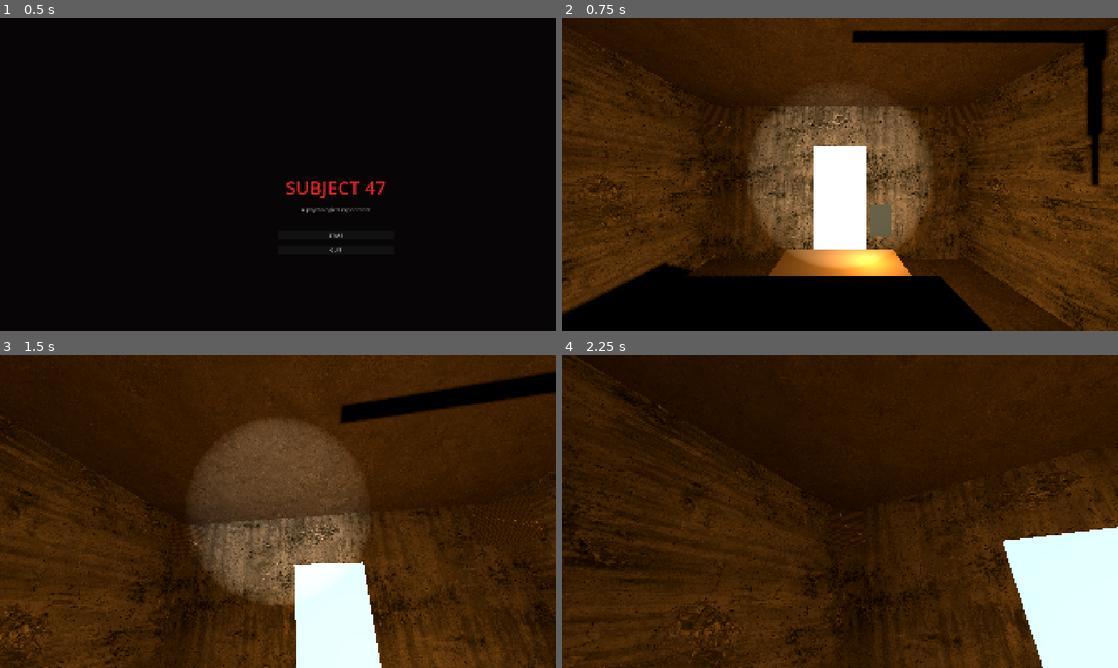
Above: before the commit, frames 1-4 (two rows, left to right).
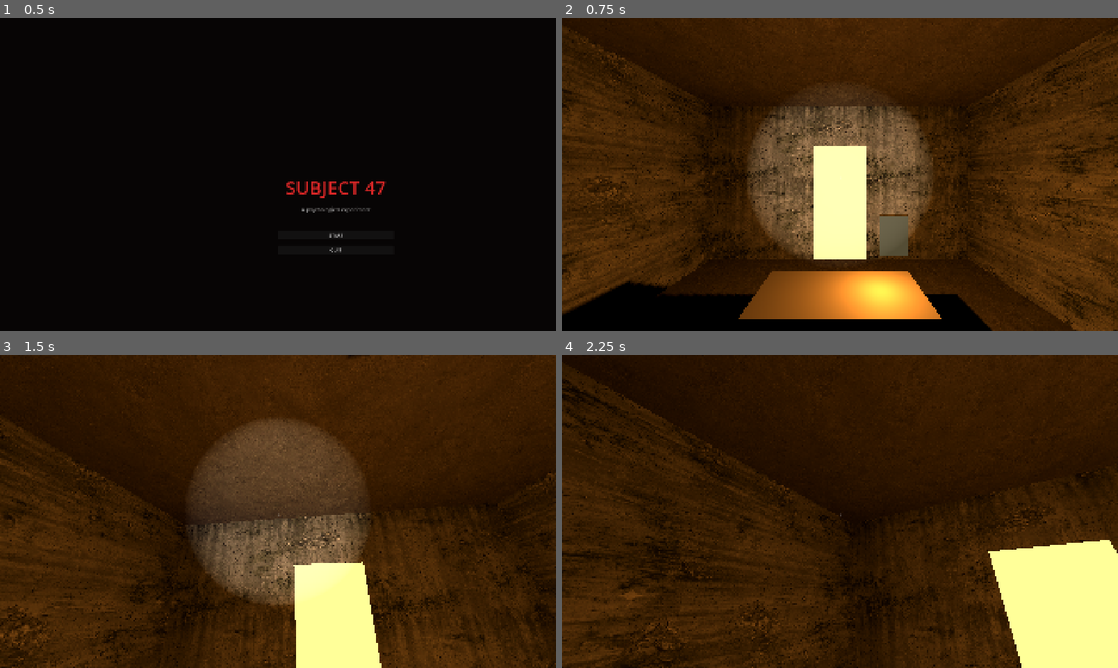
Above: after the commit, the same moments.

Repository: AlgazinovAleksandr/horror_game
Game: Godot game, scene res://scenes/main_menu.tscn
Same seed, same stepped clock (60 frames per second), same inputs: the game is played once before the commit and once after it.
Inputs (mouse positions are in pixels of both pictures, inside the frame that each line leads up to):
- Up to frame 1 (0.5 s): no input
- Up to frame 2 (0.75 s): click "START" at 0.5 s
- Up to frame 3 (1.5 s): tap Enter at 1.25 s; move the mouse to (305, 511) at 1.27 s; hold W (move_forward) from 1.28 s (still down); hold E (interact) from 1.28 s (still down)
- Up to frame 4 (2.25 s): keep holding W (move_forward); tap Space at 2 s; move the mouse to (812, 511) at 2.02 s; release E (interact) at 2.03 s; tap F (toggle_flashlight) at 2.1 s

Frame 1 is identical in both runs. In frame 2, 24% of the frame differs, in the area x 0-100%, y 2-100%; in frame 3, 13%; in frame 4, 18%.

Commit message:
Game V 6 June

Diff:
--- a/game/scenes/intro_room.tscn
+++ b/game/scenes/intro_room.tscn
@@ -10,7 +10,7 @@
 background_color = Color(0, 0, 0, 1)
 ambient_light_source = 2
 ambient_light_color = Color(0.05, 0.03, 0.01, 1)
-ambient_light_energy = 0.35
+ambient_light_energy = 0.15
 
 [sub_resource type="CapsuleShape3D" id="2"]
 radius = 0.4
@@ -29,16 +29,13 @@
 size = Vector3(1.0, 2.2, 0.15)
 
 [sub_resource type="StandardMaterial3D" id="7"]
-albedo_color = Color(0.15, 0.45, 1.0, 1)
+albedo_color = Color(0.9, 0.6, 0.2, 1)
 emission_enabled = true
-emission = Color(0.15, 0.45, 1.0, 1)
-emission_energy_multiplier = 5.0
+emission = Color(0.9, 0.6, 0.2, 1)
+emission_energy_multiplier = 3.0
 
 [sub_resource type="BoxMesh" id="8"]
 size = Vector3(1.0, 0.8, 0.01)
-
-[sub_resource type="BoxMesh" id="9"]
-size = Vector3(0.55, 0.55, 0.01)
 
 ; ── Scene root ────────────────────────────────────────────────────────────────
 
@@ -62,35 +59,35 @@
 
 [node name="WallBack" type="CSGBox3D" parent="."]
 transform = Transform3D(1, 0, 0, 0, 1, 0, 0, 0, 1, 0, 1.5, -2.65)
-size = Vector3(5.6, 3.3, 0.3)
+size = Vector3(5.6, 3.0, 0.3)
 use_collision = true
 
 [node name="WallFront" type="CSGBox3D" parent="."]
 transform = Transform3D(1, 0, 0, 0, 1, 0, 0, 0, 1, 0, 1.5, 2.65)
-size = Vector3(5.6, 3.3, 0.3)
+size = Vector3(5.6, 3.0, 0.3)
 use_collision = true
 
 [node name="WallLeft" type="CSGBox3D" parent="."]
 transform = Transform3D(1, 0, 0, 0, 1, 0, 0, 0, 1, -2.65, 1.5, 0)
-size = Vector3(0.3, 3.3, 5.0)
+size = Vector3(0.3, 3.0, 5.0)
 use_collision = true
 
 [node name="WallRight" type="CSGBox3D" parent="."]
 transform = Transform3D(1, 0, 0, 0, 1, 0, 0, 0, 1, 2.65, 1.5, 0)
-size = Vector3(0.3, 3.3, 5.0)
+size = Vector3(0.3, 3.0, 5.0)
 use_collision = true
 
 ; ── Table ─────────────────────────────────────────────────────────────────────
 
 [node name="Table" type="CSGBox3D" parent="."]
-transform = Transform3D(1, 0, 0, 0, 1, 0, 0, 0, 1, 0, 0.4, -0.5)
+transform = Transform3D(1, 0, 0, 0, 1, 0, 0, 0, 1, 0, 0.4, 0.0)
 size = Vector3(1.2, 0.8, 0.6)
 use_collision = true
 
 ; ── Candle light (flickered in intro_room.gd) ─────────────────────────────────
 
 [node name="CandleLight" type="OmniLight3D" parent="."]
-transform = Transform3D(1, 0, 0, 0, 1, 0, 0, 0, 1, 0.3, 1.0, -0.5)
+transform = Transform3D(1, 0, 0, 0, 1, 0, 0, 0, 1, 0.3, 1.0, 0.0)
 light_color = Color(1.0, 0.58, 0.18, 1)
 light_energy = 1.8
 omni_range = 5.5
@@ -99,7 +96,7 @@
 ; ── Note on the table ─────────────────────────────────────────────────────────
 
 [node name="Note" type="StaticBody3D" parent="."]
-transform = Transform3D(1, 0, 0, 0, 0, -1, 0, 1, 0, 0.4, 1.2, -0.5)
+transform = Transform3D(1, 0, 0, 0, 0, -1, 0, 1, 0, 0.4, 1.2, 0.0)
 script = ExtResource("3")
 note_text = ""
 is_trap = false
@@ -130,14 +127,6 @@
 [node name="PaintingIntro" type="MeshInstance3D" parent="."]
 transform = Transform3D(1, 0, 0, 0, 1, 0, 0, 0, 1, 0, 1.4, -2.57)
 mesh = SubResource("8")
-
-[node name="CobwebL" type="MeshInstance3D" parent="."]
-transform = Transform3D(0.707, 0, 0.707, 0, 1, 0, -0.707, 0, 0.707, -2.3, 2.65, -2.3)
-mesh = SubResource("9")
-
-[node name="CobwebR" type="MeshInstance3D" parent="."]
-transform = Transform3D(0.707, 0, -0.707, 0, 1, 0, 0.707, 0, 0.707, 2.3, 2.65, -2.3)
-mesh = SubResource("9")
 
 ; ── Player ────────────────────────────────────────────────────────────────────
 
--- a/game/scenes/level_1.tscn
+++ b/game/scenes/level_1.tscn
@@ -37,10 +37,10 @@
 size = Vector3(1.0, 2.2, 0.15)
 
 [sub_resource type="StandardMaterial3D" id="9"]
-albedo_color = Color(0.15, 0.45, 1.0, 1)
+albedo_color = Color(0.9, 0.6, 0.2, 1)
 emission_enabled = true
-emission = Color(0.15, 0.45, 1.0, 1)
-emission_energy_multiplier = 5.0
+emission = Color(0.9, 0.6, 0.2, 1)
+emission_energy_multiplier = 3.0
 
 [sub_resource type="BoxMesh" id="10"]
 size = Vector3(0.1, 0.05, 0.06)
@@ -298,6 +298,22 @@
 surface_material_override/0 = SubResource("9")
 
 [node name="DoorCol" type="CollisionShape3D" parent="ExitDoor"]
+shape = SubResource("8")
+
+; ── Back door (returns to intro room) ─────────────────────────────────────────
+
+[node name="BackDoor" type="StaticBody3D" parent="."]
+transform = Transform3D(1, 0, 0, 0, 1, 0, 0, 0, 1, 0, 1.1, -6.05)
+script = ExtResource("6")
+unlock_condition = 0
+advances_level = false
+goes_back = true
+
+[node name="BackDoorMesh" type="MeshInstance3D" parent="BackDoor"]
+mesh = SubResource("7")
+surface_material_override/0 = SubResource("9")
+
+[node name="BackDoorCol" type="CollisionShape3D" parent="BackDoor"]
 shape = SubResource("8")
 
 ; ── Decals ────────────────────────────────────────────────────────────────────
--- a/game/scenes/level_2.tscn
+++ b/game/scenes/level_2.tscn
@@ -30,10 +30,10 @@
 size = Vector3(1.0, 2.2, 0.15)
 
 [sub_resource type="StandardMaterial3D" id="7"]
-albedo_color = Color(0.15, 0.45, 1.0, 1)
+albedo_color = Color(0.9, 0.6, 0.2, 1)
 emission_enabled = true
-emission = Color(0.15, 0.45, 1.0, 1)
-emission_energy_multiplier = 5.0
+emission = Color(0.9, 0.6, 0.2, 1)
+emission_energy_multiplier = 3.0
 
 [sub_resource type="BoxMesh" id="8"]
 size = Vector3(0.08, 0.12, 0.04)
@@ -107,9 +107,14 @@
 size = Vector3(0.3, 3.0, 5.0)
 use_collision = true
 
-[node name="LivWallR" type="CSGBox3D" parent="."]
-transform = Transform3D(1, 0, 0, 0, 1, 0, 0, 0, 1, 4.65, 1.35, 5.5)
-size = Vector3(0.3, 3.0, 5.0)
+[node name="LivWallR_A" type="CSGBox3D" parent="."]
+transform = Transform3D(1, 0, 0, 0, 1, 0, 0, 0, 1, 4.65, 1.35, 3.95)
+size = Vector3(0.3, 3.0, 1.9)
+use_collision = true
+
+[node name="LivWallR_B" type="CSGBox3D" parent="."]
+transform = Transform3D(1, 0, 0, 0, 1, 0, 0, 0, 1, 4.65, 1.35, 7.05)
+size = Vector3(0.3, 3.0, 1.9)
 use_collision = true
 
 ; ── Bedroom: right side of living room ────────────────────────────────────────
@@ -137,6 +142,11 @@
 [node name="BedWallFront" type="CSGBox3D" parent="."]
 transform = Transform3D(1, 0, 0, 0, 1, 0, 0, 0, 1, 7.5, 1.35, 2.85)
 size = Vector3(4.0, 3.0, 0.3)
+use_collision = true
+
+[node name="DoorwayFloor" type="CSGBox3D" parent="."]
+transform = Transform3D(1, 0, 0, 0, 1, 0, 0, 0, 1, 5.0, -0.15, 5.5)
+size = Vector3(1.0, 0.3, 5.0)
 use_collision = true
 
 ; ── Lights ────────────────────────────────────────────────────────────────────
@@ -248,6 +258,22 @@
 surface_material_override/0 = SubResource("7")
 
 [node name="DoorCol" type="CollisionShape3D" parent="ExitDoor"]
+shape = SubResource("6")
+
+; ── Back door (returns to Level 1) ────────────────────────────────────────────
+
+[node name="BackDoor" type="StaticBody3D" parent="."]
+transform = Transform3D(1, 0, 0, 0, 1, 0, 0, 0, 1, 0, 1.1, -3.05)
+script = ExtResource("5")
+unlock_condition = 0
+advances_level = false
+goes_back = true
+
+[node name="BackDoorMesh" type="MeshInstance3D" parent="BackDoor"]
+mesh = SubResource("5")
+surface_material_override/0 = SubResource("7")
+
+[node name="BackDoorCol" type="CollisionShape3D" parent="BackDoor"]
 shape = SubResource("6")
 
 ; ── Decals ────────────────────────────────────────────────────────────────────
--- a/game/scenes/level_3.tscn
+++ b/game/scenes/level_3.tscn
@@ -30,10 +30,10 @@
 size = Vector3(1.0, 2.2, 0.15)
 
 [sub_resource type="StandardMaterial3D" id="7"]
-albedo_color = Color(0.15, 0.45, 1.0, 1)
+albedo_color = Color(0.9, 0.6, 0.2, 1)
 emission_enabled = true
-emission = Color(0.15, 0.45, 1.0, 1)
-emission_energy_multiplier = 5.0
+emission = Color(0.9, 0.6, 0.2, 1)
+emission_energy_multiplier = 3.0
 
 [sub_resource type="CapsuleMesh" id="8"]
 radius = 0.3
@@ -384,6 +384,22 @@
 
 [node name="TrapVoid3Col" type="CollisionShape3D" parent="TrapVoid3"]
 shape = SubResource("4")
+
+; ── Back door (returns to Level 2) ────────────────────────────────────────────
+
+[node name="BackDoor" type="StaticBody3D" parent="."]
+transform = Transform3D(1, 0, 0, 0, 1, 0, 0, 0, 1, 0, 1.1, -3.05)
+script = ExtResource("4")
+unlock_condition = 0
+advances_level = false
+goes_back = true
+
+[node name="BackDoorMesh" type="MeshInstance3D" parent="BackDoor"]
+mesh = SubResource("5")
+surface_material_override/0 = SubResource("7")
+
+[node name="BackDoorCol" type="CollisionShape3D" parent="BackDoor"]
+shape = SubResource("6")
 
 ; ── Exit door (twist-locked) ──────────────────────────────────────────────────
 
--- a/game/scripts/door.gd
+++ b/game/scripts/door.gd
@@ -4,6 +4,7 @@
 
 @export var unlock_condition: UnlockCondition = UnlockCondition.NONE
 @export var advances_level: bool = true
+@export var goes_back: bool = false
 
 
 func interact() -> void:
@@ -30,7 +31,10 @@
 	var open_audio: AudioStreamPlayer3D = get_node_or_null("OpenAudio")
 	if open_audio and open_audio.stream:
 		open_audio.play()
-	if advances_level:
+	if goes_back:
+		await get_tree().create_timer(0.5).timeout
+		GameState.go_back()
+	elif advances_level:
 		await get_tree().create_timer(0.5).timeout
 		GameState.advance_level()
 
--- a/game/scripts/game_state.gd
+++ b/game/scripts/game_state.gd
@@ -40,6 +40,14 @@
 	return null
 
 
+func go_back() -> void:
+	current_level -= 1
+	match current_level:
+		0: get_tree().change_scene_to_file(SCENE_INTRO)
+		1: get_tree().change_scene_to_file(SCENE_LEVEL_1)
+		2: get_tree().change_scene_to_file(SCENE_LEVEL_2)
+
+
 func restart_current_level() -> void:
 	reset_level_state()
 	match current_level:
--- a/game/scripts/keycard.gd
+++ b/game/scripts/keycard.gd
@@ -1,4 +1,9 @@
 extends StaticBody3D
+
+
+func _ready() -> void:
+	if GameState.has_keycard:
+		queue_free()
 
 
 func interact() -> void:
@@ -23,5 +28,4 @@
 	lbl.add_theme_font_size_override("font_size", 36)
 	canvas.add_child(lbl)
 
-	await get_tree().create_timer(2.0).timeout
-	canvas.queue_free()
+	get_tree().create_timer(2.0).timeout.connect(canvas.queue_free)
--- a/game/scripts/level_1.gd
+++ b/game/scripts/level_1.gd
@@ -36,8 +36,20 @@
 
 	_reset_jumpscare_timer()
 	_apply_textures()
+	_spawn_note_tables()
 	# Subtle grey-green tint, mild vignette
 	Vignette.spawn(self, Color(0.88, 0.95, 0.88, 1.0), 0.9)
+
+
+func _spawn_note_tables() -> void:
+	for child in get_children():
+		if not ("note_text" in child):
+			continue
+		var table := CSGBox3D.new()
+		table.size = Vector3(0.5, 1.2, 0.4)
+		table.use_collision = true
+		table.position = Vector3(child.position.x, 0.6, child.position.z)
+		add_child(table)
 
 
 func _apply_textures() -> void:
--- a/game/scripts/level_2.gd
+++ b/game/scripts/level_2.gd
@@ -25,8 +25,20 @@
 
 	_reset_creak_timer()
 	_apply_textures()
+	_spawn_note_tables()
 	# Warm sepia tint, moderate vignette
 	Vignette.spawn(self, Color(1.0, 0.88, 0.72, 1.0), 1.4)
+
+
+func _spawn_note_tables() -> void:
+	for child in get_children():
+		if not ("note_text" in child):
+			continue
+		var table := CSGBox3D.new()
+		table.size = Vector3(0.5, 1.2, 0.4)
+		table.use_collision = true
+		table.position = Vector3(child.position.x, 0.6, child.position.z)
+		add_child(table)
 
 
 func _apply_textures() -> void:
Not shown: 1 places in game/scenes/intro_room.tscn that only renumber resources
